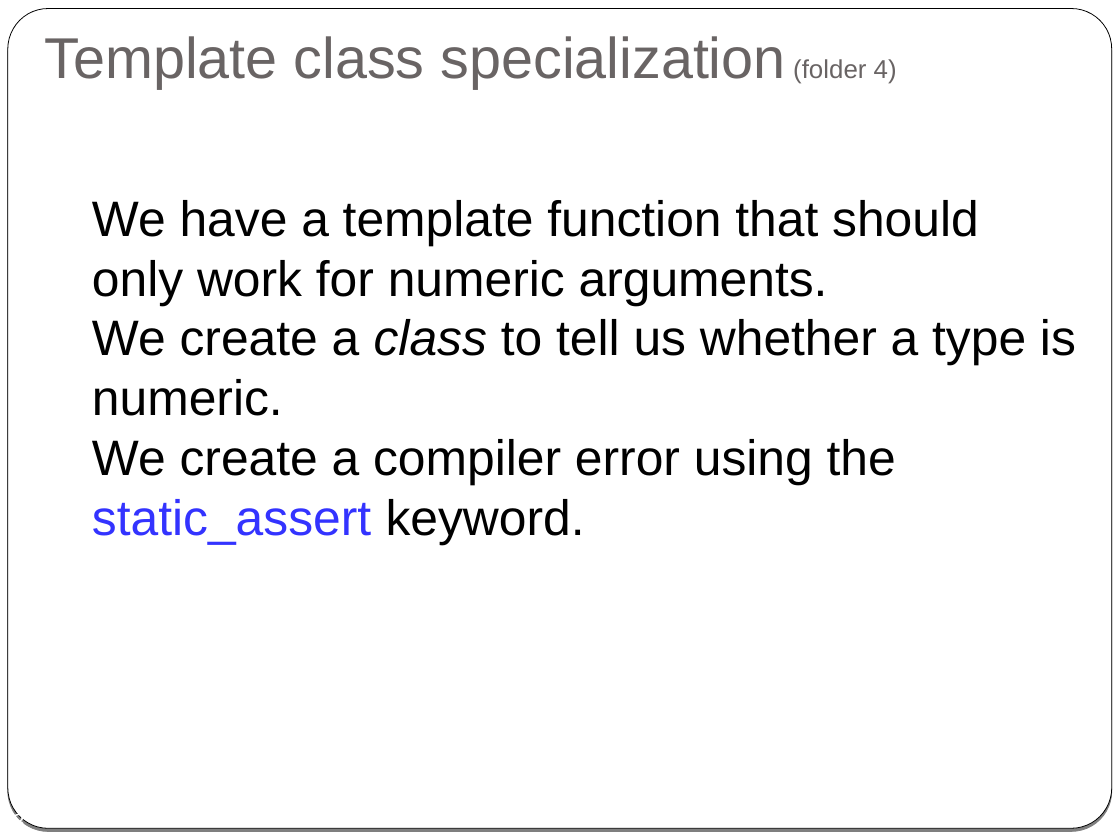
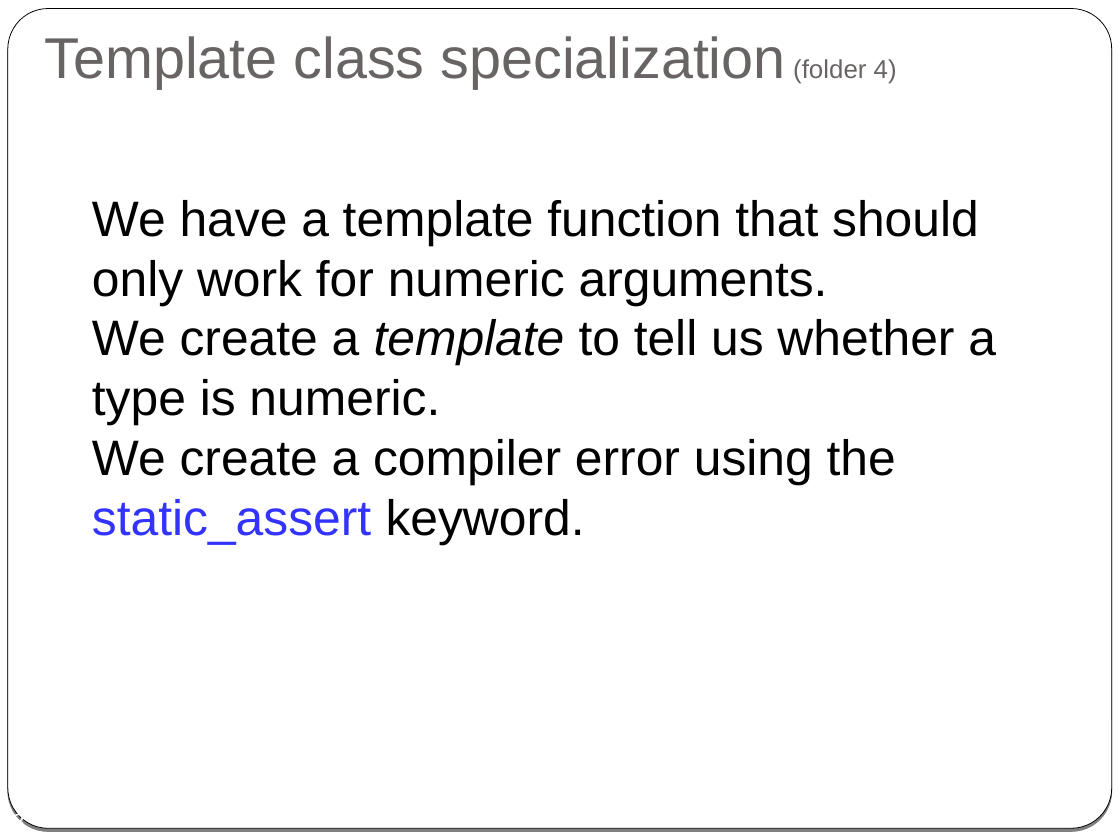
Before and after one commit to cpp-at-ariel/cpp-5781, a slide deck: slide 8 of 09-specializations-metaprogramming/slides.odp. Drawn at 1120x840 pixels with LibreOffice and Linux fonts; fonts in the diff are those of the drawing. Boxes give left, top, right and bottom in pixels: in the first picture for what was removed or moved away, otherwise in the second. Text is boxed around its words. In the diff, an @@ line names an element or a change of style, - is before the commit and + after.

```diff
--- a/09-specializations-metaprogramming/slides.odp
+++ b/09-specializations-metaprogramming/slides.odp
@@ text at [92,319,996,426]: text changed @@
-● We create a class to tell us whether a type is numeric.
+● We create a template to tell us whether a type is numeric.
```
Also in this commit, not shown: 5 other slides changed, 29 other files.
